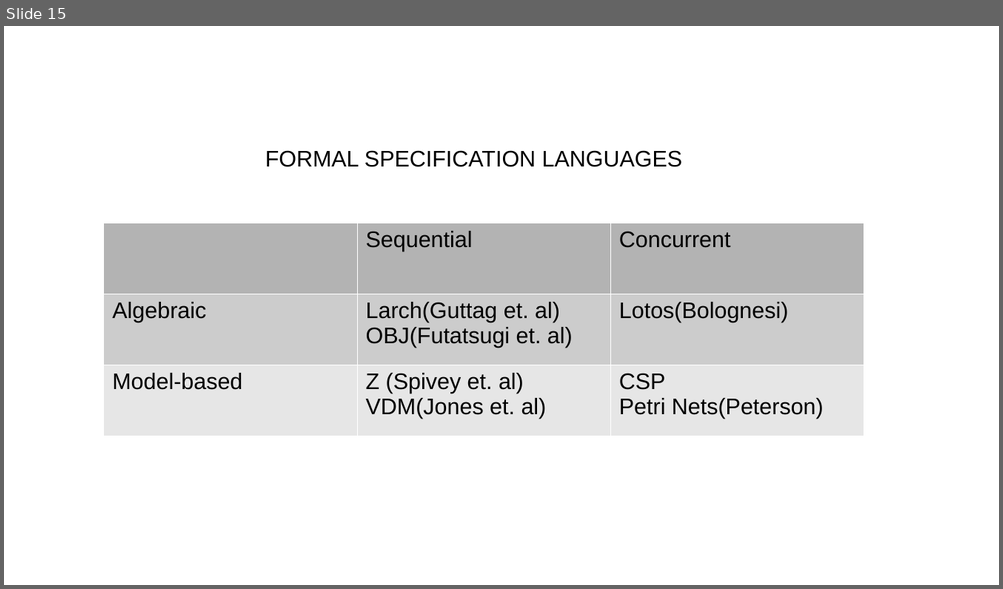
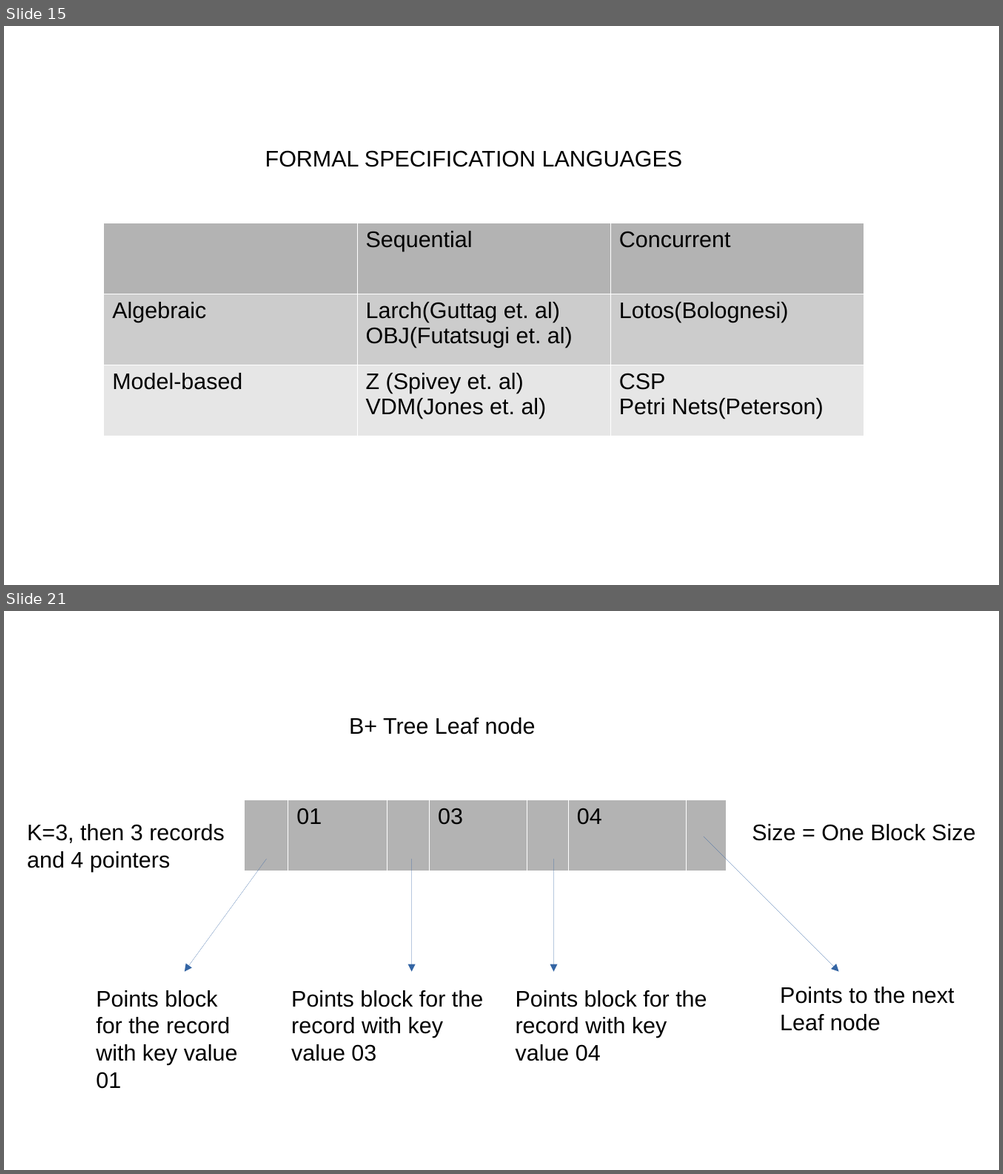
Before and after one commit to rajkumarananthu/workspace, a slide deck: GATE/images/gate_images.pptx. Shown one above the other, each under a label of ours: slide 15 before the commit, slides 15 and 21 after it; the slides between them are not shown. The pictures are 1003x589 and 1003x1174 pixels, drawn with LibreOffice and Linux fonts; fonts in the diff are those of the drawing. Boxes give left, top, right and bottom in pixels: in the first picture for what was removed or moved away, otherwise in the second. Text is boxed around its words. In the diff, an @@ line names an element or a change of style, - is before the commit and + after.

```diff
--- a/GATE/images/gate_images.pptx
+++ b/GATE/images/gate_images.pptx
@@ slide 21 added at (4,611,999,1170), background #FFFFFF @@
@@ text added at (349,718,535,735), 18 pt, text #000000 @@
+B+ Tree Leaf node
@@ table added at (244,800,726,871), 1 rows, 7 columns @@
+ | 01 |  | 03 |  | 04 | 
@@ text added at (27,824,225,872), 18 pt, text #000000 @@
+K=3, then 3 records and 4 pointers
@@ text added at (751,824,975,841), 18 pt, text #000000 @@
+Size = One Block Size
@@ arrow added from (703, 837) to (839, 972), #3465A4 0 pt @@
@@ arrow added from (267, 859) to (185, 972), #3465A4 0 pt @@
@@ arrow added from (412, 859) to (412, 972), #3465A4 0 pt @@
@@ arrow added from (554, 859) to (554, 972), #3465A4 0 pt @@
@@ text added at (780,987,954,1031), 18 pt, text #000000 @@
+Points to the next Leaf node
@@ text added at (96,991,238,1089), 18 pt, text #000000 @@
+Points block for the record with key value 01
@@ text added at (291,991,483,1062), 18 pt, text #000000 @@
+Points block for the record with key value 03
@@ text added at (515,991,706,1062), 18 pt, text #000000 @@
+Points block for the record with key value 04
```
Also in this commit, not shown: 18 slides changed, 1 other slide added, 1 other file.
